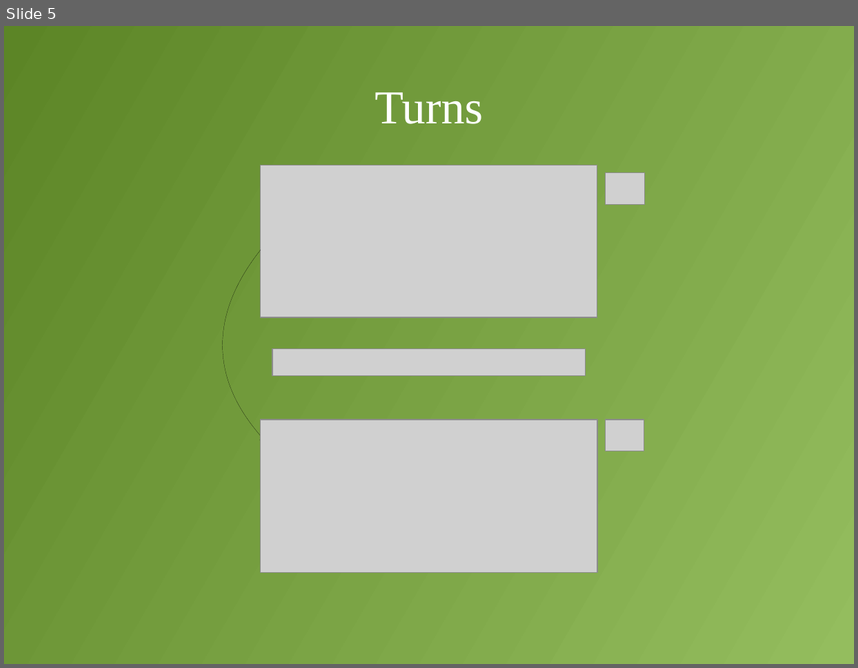
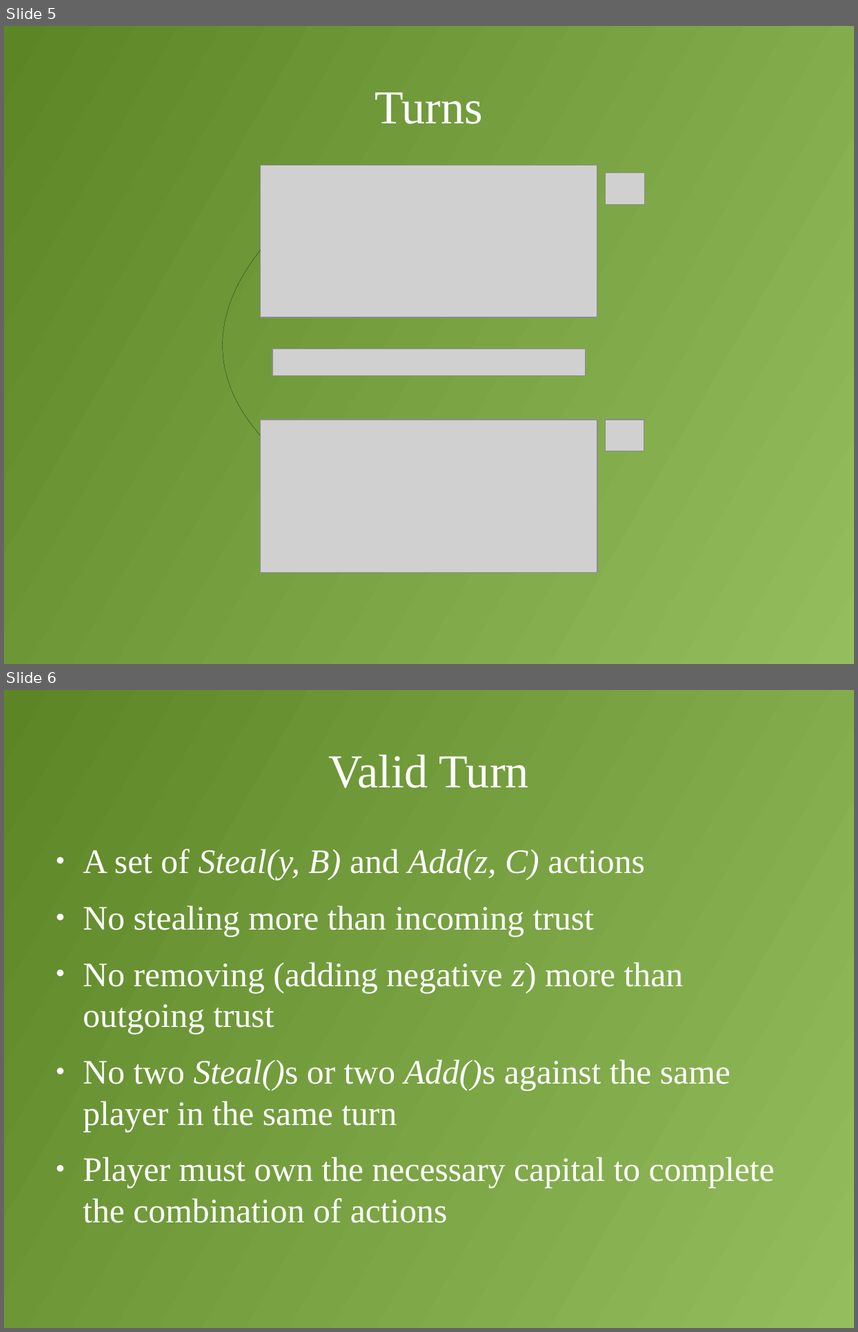
Before and after one commit to decrypto-org/TrustIsRisk, a slide deck: presentations/AtheCrypt10-1-2017/AtheCrypt10-1-2017.odp. Shown one above the other, each under a label of ours: slide 5 before the commit, slides 5 and 6 after it. The pictures are 858x668 and 858x1332 pixels, drawn with LibreOffice and Linux fonts; fonts in the diff are those of the drawing; grey boxes stand for pictures. Boxes give left, top, right and bottom in pixels: in the first picture for what was removed or moved away, otherwise in the second. Text is boxed around its words. In the diff, an @@ line names an element or a change of style, - is before the commit and + after.

Commit message:
add valid turn slide

```diff
--- a/presentations/AtheCrypt10-1-2017/AtheCrypt10-1-2017.odp
+++ b/presentations/AtheCrypt10-1-2017/AtheCrypt10-1-2017.odp
@@ slide 6 added at [4, 690, 854, 1328], background gradient #94BD5E to #5C8526 @@
@@ title added at [329, 754, 528, 788], 44 pt, text #FFFFFF @@
+Valid Turn
@@ text added at [83, 849, 775, 1223], 32 pt, text #FFFFFF @@
+● A set of Steal(y, B) and Add(z, C) actions
+● No stealing more than incoming trust
+● No removing (adding negative z) more than outgoing trust
+● No two Steal()s or two Add()s against the same player in the same turn
+● Player must own the necessary capital to complete the combination of actions
```
Also in this commit, not shown: 1 other slide added.
